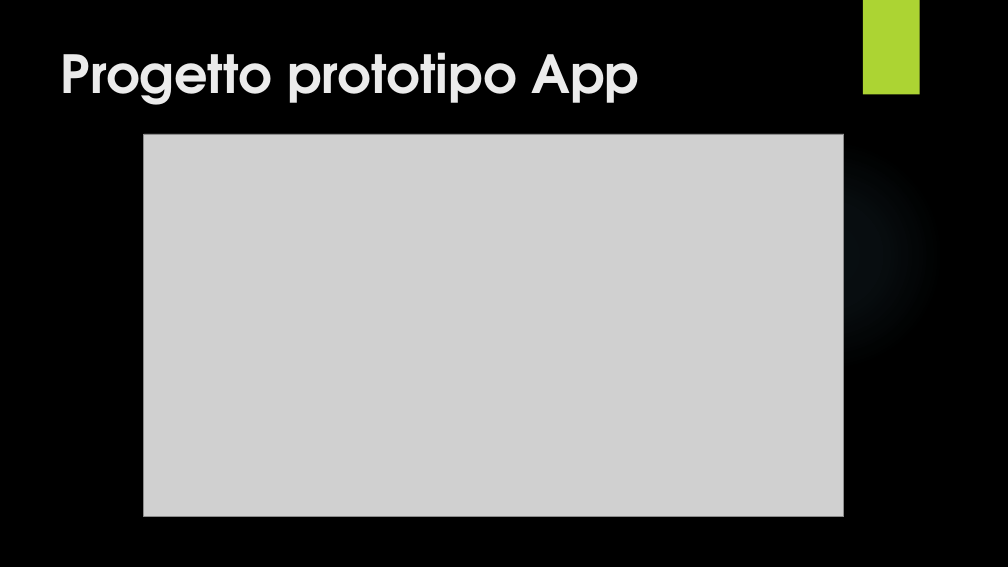
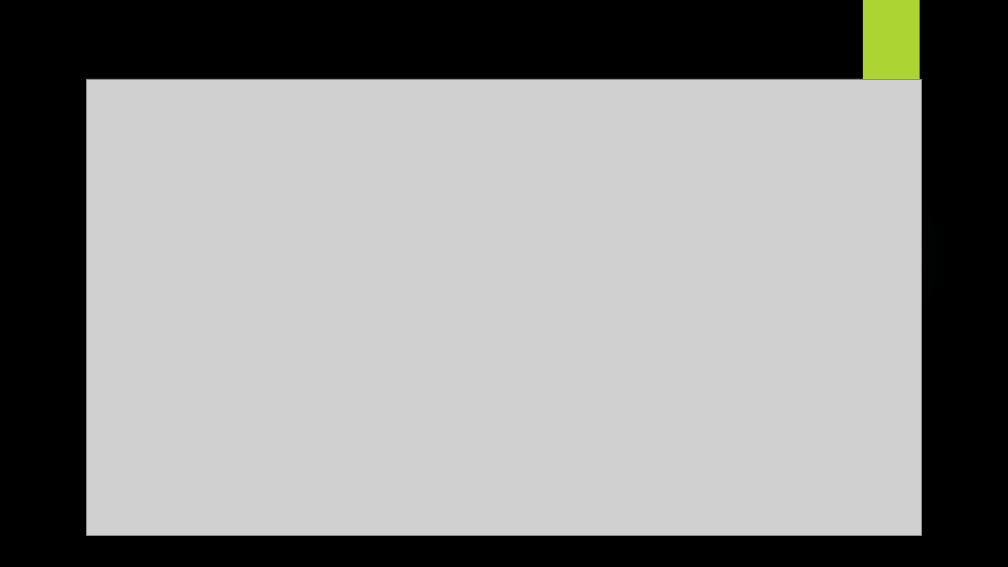
Before and after one commit to DanieleRonco/ProgettoJAItalia, a slide deck: slide 6 of Esposizione/Presentazione PPT.pptx. Drawn at 1008x567 pixels with LibreOffice and Linux fonts; fonts in the diff are those of the drawing; grey boxes stand for pictures; background and template pictures are left out. Boxes give left, top, right and bottom in pixels: in the first picture for what was removed or moved away, otherwise in the second. Text is boxed around its words. In the diff, an @@ line names an element or a change of style, - is before the commit and + after.

```diff
--- a/Esposizione/Presentazione PPT.pptx
+++ b/Esposizione/Presentazione PPT.pptx
@@ title at [8,0,811,80]: text changed; text colour #EBEBEB to #000000 @@
-Progetto prototipo App
+Progetto prototipo applicazione
@@ picture: place and size @@
-picture at [144,134,844,516]
+picture at [87,79,922,535]
```
Also in this commit, not shown: 3 other slides changed, 3 other files.
